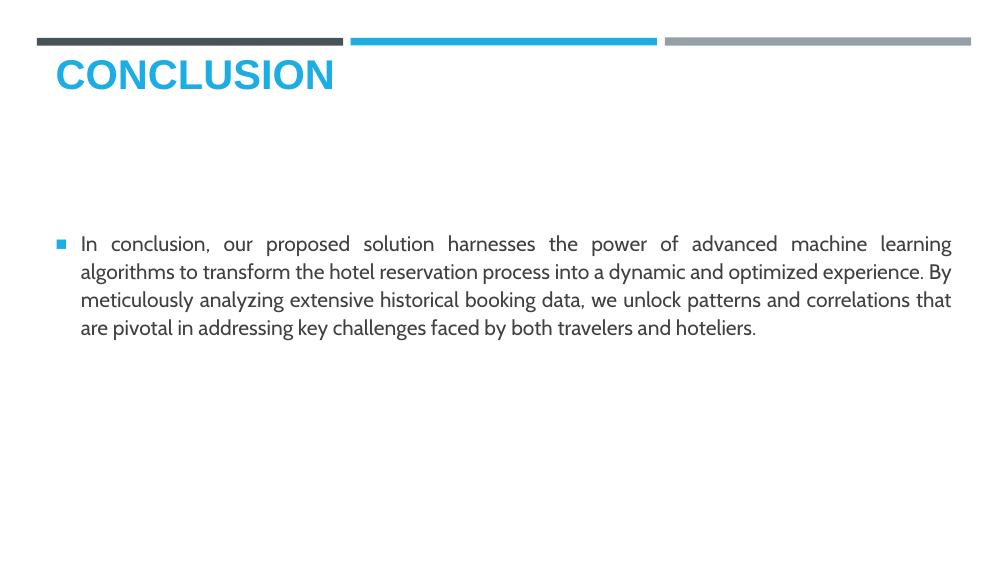
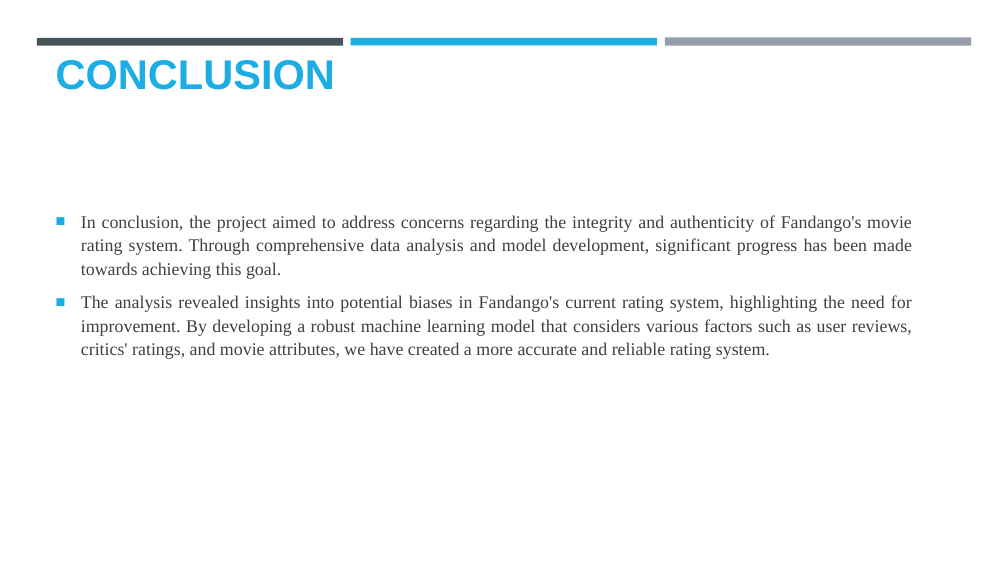
Before and after one commit to Hariharan4006/DATA-SCIENCE, a slide deck: slide 9 of HARIHARAN K.pptx. Drawn at 1008x567 pixels with LibreOffice and Linux fonts; fonts in the diff are those of the drawing; background and template pictures are left out. Boxes give left, top, right and bottom in pixels: in the first picture for what was removed or moved away, otherwise in the second. Text is boxed around its words. In the diff, an @@ line names an element or a change of style, - is before the commit and + after.

```diff
--- a/HARIHARAN K.pptx
+++ b/HARIHARAN K.pptx
@@ text at [81, 215, 912, 359]: text changed; size 20 to 17 pt; font Cabin to Times New Roman @@
-■ In conclusion, our proposed solution harnesses the power of advanced machine learning algorithms to transform the hotel reservation process into a dynamic and optimized experience. By meticulously analyzing extensive historical booking data, we unlock patterns and correlations that are pivotal in addressing key challenges faced by both travelers and hoteliers.
+■ In conclusion, the project aimed to address concerns regarding the integrity and authenticity of Fandango's movie rating system. Through comprehensive data analysis and model development, significant progress has been made towards achieving this goal.
+■ The analysis revealed insights into potential biases in Fandango's current rating system, highlighting the need for improvement. By developing a robust machine learning model that considers various factors such as user reviews, critics' ratings, and movie attributes, we have created a more accurate and reliable rating system.
```
Also in this commit, not shown: 6 other slides changed.
